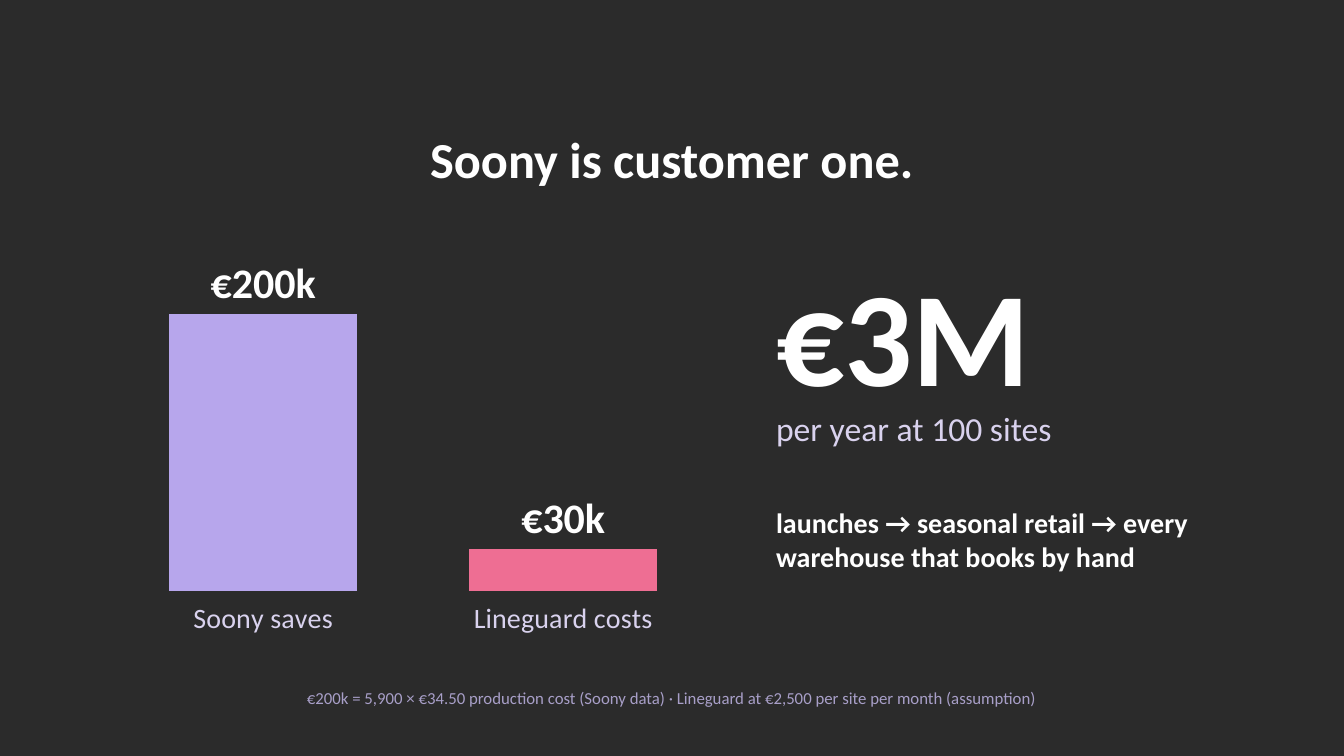
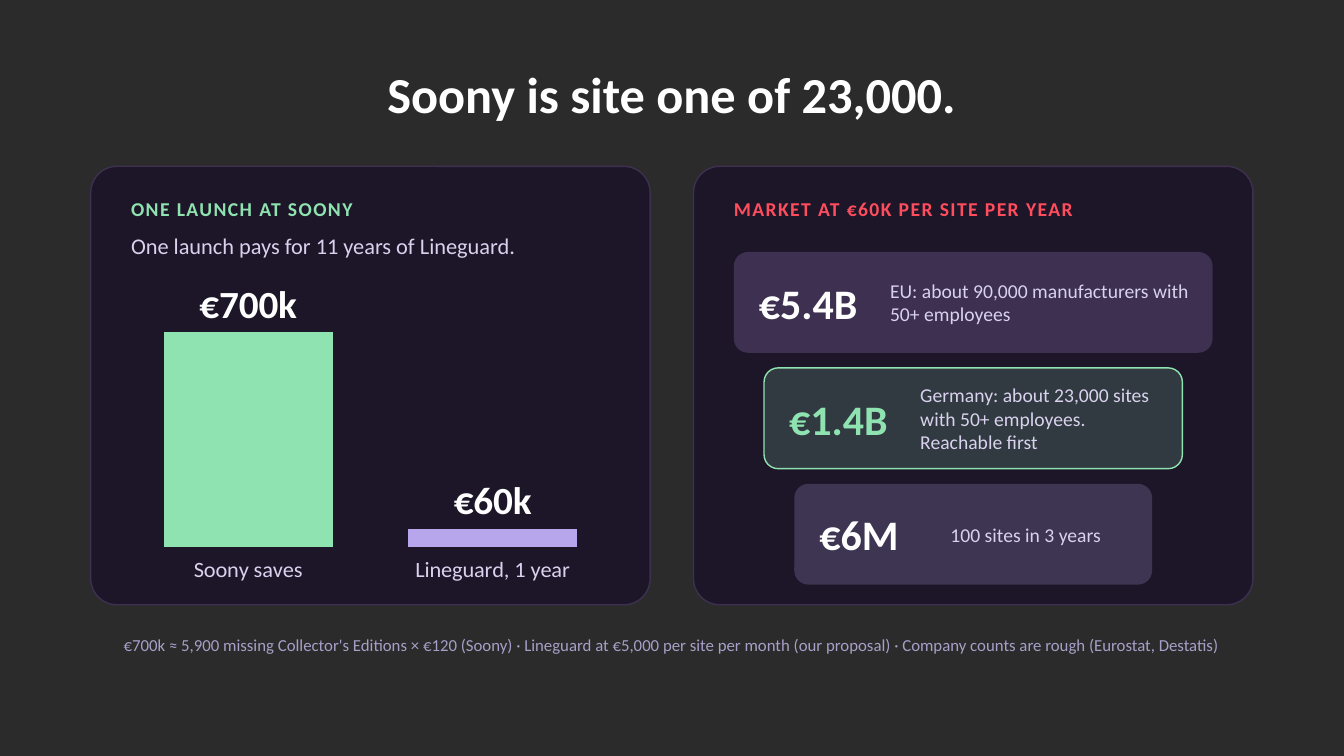
Before and after one commit to 6poiint9/start_munich_hackathon, a slide deck: slide 5 of pitch_deck_line_5slides.pptx. Drawn at 1344x756 pixels with LibreOffice and Linux fonts; fonts in the diff are those of the drawing; background and template pictures are left out; a plain dark background stands for a picture behind light text. Boxes give left, top, right and bottom in pixels: in the first picture for what was removed or moved away, otherwise in the second. Text is boxed around its words. In the diff, an @@ line names an element or a change of style, - is before the commit and + after.

Commit message:
updated slides for pitch

```diff
--- a/pitch_deck_line_5slides.pptx
+++ b/pitch_deck_line_5slides.pptx
@@ text at <box>387,77,956,121</box>: text changed @@
-Soony is customer one.
+Soony is site one of 23,000.
@@ rounded rectangle added at <box>91,166,650,605</box>, fill #1C1428 at 88% opacity, outline #3D3050 1 pt @@
@@ rounded rectangle added at <box>694,166,1253,605</box>, fill #1C1428 at 88% opacity, outline #3D3050 1 pt @@
@@ text added at <box>131,203,352,216</box>, 14 pt, text #8FE3B0, bold @@
+ONE LAUNCH AT SOONY
@@ text added at <box>734,202,1073,216</box>, 14 pt, text #FF4D5E, bold @@
+MARKET AT €60K PER SITE PER YEAR
@@ text added at <box>131,238,515,258</box>, 16 pt, text #D9D2EE @@
+One launch pays for 11 years of Lineguard.
@@ rounded rectangle added at <box>734,252,1213,353</box>, fill #3D3050 @@
@@ column chart at <box>116,282,625,590</box> @@
-categories: Soony saves, Lineguard costs
+categories: Soony saves, Lineguard, 1 year
-Series 1: 200, 30
+Series 1: 700, 60
@@ data labels of Series 1 changed @@
@@ colours of single points changed @@
@@ category axis changed @@
@@ value axis changed @@
@@ bar spacing changed @@
@@ column chart: place and size @@
-column chart at <box>101,222,726,655</box>
+column chart at <box>116,282,625,590</box>
@@ text added at <box>759,291,857,320</box>, 30 pt, text #FFFFFF, bold @@
+€5.4B
@@ text removed at <box>776,298,1029,387</box> @@
-€3M
@@ text added at <box>890,284,1188,324</box>, 14 pt, text #D9D2EE @@
+EU: about 90,000 manufacturers with 50+ employees
@@ rounded rectangle added at <box>764,368,1183,469</box>, fill #8FE3B0 at 18% opacity, outline #8FE3B0 1 pt @@
@@ text added at <box>920,388,1149,449</box>, 14 pt, text #D9D2EE @@
+Germany: about 23,000 sites with 50+ employees. Reachable first
@@ text removed at <box>776,418,1052,447</box> @@
-per year at 100 sites
@@ text added at <box>789,407,887,436</box>, 30 pt, text #8FE3B0, bold @@
+€1.4B
@@ rounded rectangle added at <box>795,484,1152,585</box>, fill #B7A6EC at 22% opacity @@
@@ text removed at <box>776,513,1187,572</box> @@
-launches → seasonal retail → every warehouse that books by hand
@@ text added at <box>819,521,898,551</box>, 30 pt, text #FFFFFF, bold @@
+€6M
@@ text added at <box>950,528,1101,545</box>, 14 pt, text #D9D2EE @@
+100 sites in 3 years
@@ text "€700k ≈ 5,900 missing Collector's ..." at <box>124,639,1218,654</box>: vertical alignment middle to top @@
@@ text at <box>124,639,1218,654</box>: text changed @@
-€200k = 5,900 × €34.50 production cost (Soony data) · Lineguard at €2,500 per site per month (assumption)
+€700k ≈ 5,900 missing Collector's Editions × €120 (Soony) · Lineguard at €5,000 per site per month (our proposal) · Company counts are rough (Eurostat, Destatis)
```
Also in this commit, not shown: 2 other slides changed.
